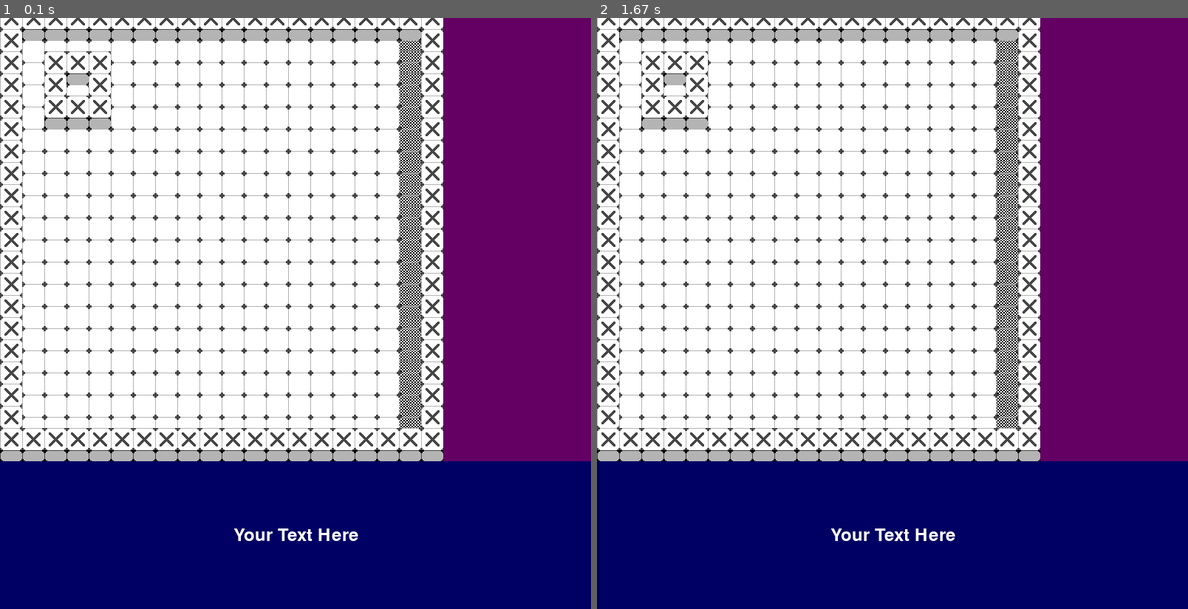
Above: before the commit, frames 1-2 (left to right).
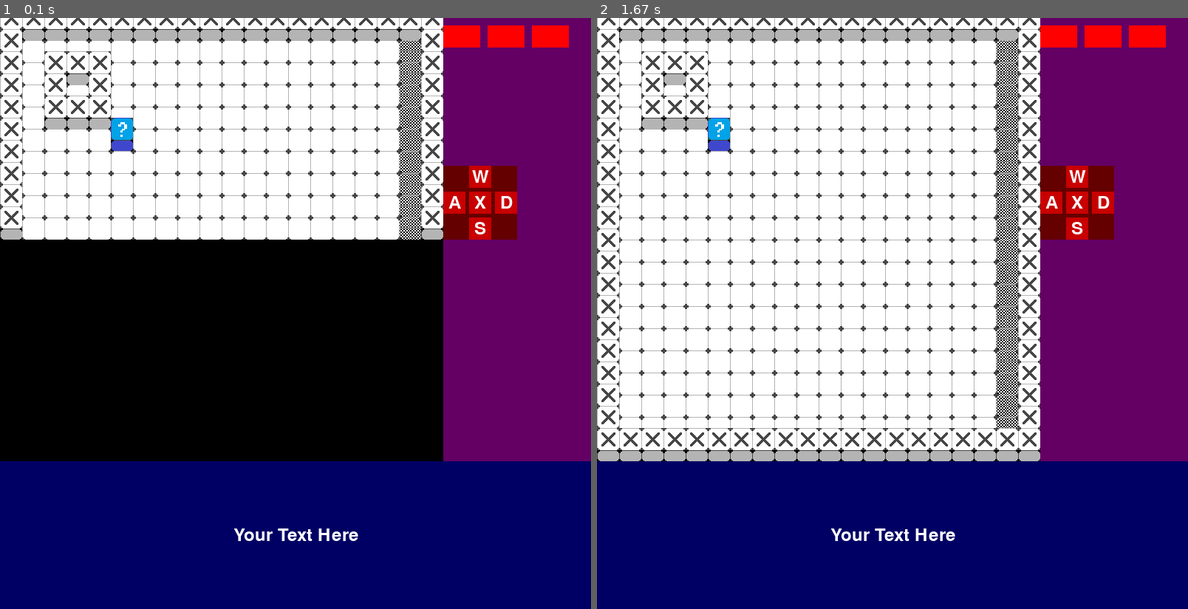
Above: after the commit, the same moments.

Repository: Dorijan-Cirkveni/diplomski-rad
Game: pygame game, started from Display.py
Same seed, same stepped clock (60 frames per second), same inputs: the game is played once before the commit and once after it.
Inputs (mouse positions are in pixels of both pictures, inside the frame that each line leads up to):
- Up to frame 1 (0.1 s): no input
- Up to frame 2 (1.67 s): click (892, 313) at 0.38 s

The runs differ from the first frame. In frame 1, 30% of the frame differs, in the area x 0-97%, y 1-75%; in frame 2, 2.5%.

Commit message:
controls for manual agents

Diff:
--- a/Agent.py
+++ b/Agent.py
@@ -73,7 +73,44 @@
         self.guide = guide
 
     def __copy__(self):
-        return ManualInputAgent(self.watchedDimensions,self.actions,self.guide)
+        return ManualInputAgent(self.watchedDimensions, self.actions, self.guide)
+
+    def receiveEnvironmentData(self, data):
+        (y1, y2), (x1, x2) = self.watchedDimensions
+        print()
+        print("Tile layout:")
+        for i in range(y1, y2 + 1):
+            s = ''
+            for j in range(x1, x2 + 1):
+                val = self.guide[(i, j)]
+                s += str(val)
+            print(s)
+        D = data.get("taken", dict())
+        if D:
+            for position, agentData in D.items():
+                print("Agent on position {} with properties {}".format(position, agentData))
+        else:
+            print("No visible agents")
+        return
+
+    def performAction(self, actions):
+        X = []
+        for i, e in enumerate(self.actions):
+            X.append("{}:{}".format(i, e))
+        actions = ",".join(X)
+        actionID = input("Action?({})")
+        cur = self.actions[actionID]
+        return cur
+
+
+class GraphicManualInputAgent(interfaces.iAgent):
+    def __init__(self, watchedDimensions, actions, guide):
+        self.watchedDimensions = watchedDimensions
+        self.actions = actions
+        self.guide = guide
+
+    def __copy__(self):
+        return ManualInputAgent(self.watchedDimensions, self.actions, self.guide)
 
     def receiveEnvironmentData(self, data):
         (y1, y2), (x1, x2) = self.watchedDimensions
--- a/Display.py
+++ b/Display.py
@@ -26,6 +26,82 @@
         cur_rect.x, cur_rect.y = location
         return image, cur_rect
 
+class iButton:
+    def __init__(self, color, text, original_dimensions):
+        self.color = color
+        self.text = text
+        self.original_dimensions = original_dimensions
+        self.rect = None
+
+    def getResized(self, location, sizeChange):
+        L = list(self.original_dimensions)
+        L[0] += location[0]
+        L[1] += location[1]
+        L[2] *= sizeChange[0]
+        L[3] *= sizeChange[1]
+        return tuple(L)
+
+    def draw(self, screen, location, sizeChange=(1,1)):
+        raise NotImplementedError
+
+    def is_clicked(self, event):
+        raise NotImplementedError
+
+
+class Button(iButton):
+    def __init__(self, color, text, original_dimensions):
+        super().__init__(color, text, original_dimensions)
+
+    def draw(self, screen, location, sizeChange=(1,1)):
+        dimensions=self.getResized(location,sizeChange)
+        self.rect = pygame.draw.rect(screen, self.color, dimensions)
+        font = pygame.font.Font(None, 36)
+        text = font.render(self.text, True, (255, 255, 255))
+        text_rect = text.get_rect(center=self.rect.center)
+        screen.blit(text, text_rect)
+
+    def is_clicked(self, event):
+        if self.rect is None:
+            return False,None
+        return self.rect.collidepoint(event.pos),None
+
+
+class Joystick(iButton):
+    def __init__(self, color, buttonColor, text, original_dimensions=(0, 0, 100, 100)):
+        super().__init__(color, text, original_dimensions)
+        self.buttons = {
+            (0, 0): Button(buttonColor, "X", (35, 35, 30, 30)),
+            (1, 0): Button(buttonColor, "S", (35, 70, 30, 30)),
+            (0, 1): Button(buttonColor, "D", (70, 35, 30, 30)),
+            (-1, 0): Button(buttonColor, "W", (35, 0, 30, 30)),
+            (0, -1): Button(buttonColor, "A", (0, 35, 30, 30))
+        }
+
+    def getResized(self, location, sizeChange):
+        L = list(self.original_dimensions)
+        L[0] += location[0]
+        L[1] += location[1]
+        L[2] *= sizeChange[0]
+        L[3] *= sizeChange[1]
+        return tuple(L)
+
+
+    def draw(self, screen, location, sizeChange=(1,1)):
+        dimensions=self.getResized(location,sizeChange)
+        self.rect = pygame.draw.rect(screen, self.color, dimensions)
+        for direction, button in self.buttons.items():
+            button: Button
+            button.draw(screen, location,sizeChange)
+
+    def is_clicked(self, event):
+        if self.rect is None:
+            return False,None
+        for direction,button in self.buttons.items():
+            (isClicked,_) = button.is_clicked(event)
+            if isClicked:
+                return True,direction
+        return False,None
+
 
 class GridDisplay:
     def __init__(self, elementTypes, agentTypes, gridV=(20, 20), screenV=(800, 800),
@@ -36,9 +112,9 @@
         self.gridscreenV = gridscreenV
         self.gridV = gridV
         self.tileV = tdo.Tfdiv(gridscreenV, gridV)
-        print(self.tileV)
         self.name = name
         self.screen = None
+        self.buttons=dict()
         return
 
     def show_display(self):
@@ -59,6 +135,18 @@
         text = font.render("Your Text Here", True, (255, 255, 255))  # Change the text and color
         text_rect = text.get_rect(center=(self.screenV[0] // 2, (self.screenV[1] + self.gridscreenV[1]) // 2))
         screen.blit(text, text_rect)
+        button_width = 50
+        button_height = 30
+        button_spacing = 10
+        for i in range(3):
+            pygame.draw.rect(screen, (255, 0, 0), (self.gridscreenV[0] + i * (button_width + button_spacing),
+                                                   10, button_width, button_height))
+
+        test = Button((100, 0, 0), "Test?", (self.gridscreenV[0] + 10, 10, 100, 100))
+        test = Joystick((100, 0, 0),(200,0,0),"text???")
+        test.draw(screen,(600,200),(1,1))
+        self.buttons["joystick"]=test
+
 
         pygame.display.flip()
 
@@ -85,7 +173,7 @@
 
         pygame.display.flip()
 
-    def draw_frame(self, grid, agents: dict, delay=0):
+    def draw_frame(self, grid, agents: dict, delay=10):
         for row_coordinate, row_content in enumerate(grid):
             row_tiles = [e for e in row_content if isinstance(e, int)]
             row_agents = {}
@@ -94,7 +182,7 @@
                     continue
                 row_agents[col_coordinate] = agents[(row_coordinate, col_coordinate)]
             self.draw_row(row_coordinate, row_tiles, row_agents)
-            pygame.time.wait(delay)  # Pause for 100 milliseconds (adjust as needed)
+            pygame.time.wait(delay)
 
         self.draw_buttons()  # Draw buttons after the grid
         pygame.display.flip()
@@ -108,7 +196,12 @@
             for event in pygame.event.get():
                 if event.type == pygame.QUIT:
                     running = False
-
+                elif event.type == pygame.MOUSEBUTTONDOWN:
+                    for name,element in self.buttons.items():
+                        element:iButton
+                        isClicked,result=element.is_clicked(event)
+                        if isClicked:
+                            print(result)
             self.draw_buttons()
 
         pygame.quit()
@@ -141,22 +234,12 @@
         self.grid: GridEnvironment
         self.display = GridDisplay(elementTypes, agentTypes)
         self.display.show_display()
-        self.display.draw_frame(self.grid.grid, {})
-        print(self.grid.text_display('0123456789'))
+        self.display.draw_frame(self.grid.grid, self.grid.taken)
 
 
 def main():
     testGI = GridInteractive()
     testGI.load_grid_from_file("tests/basic_tests.json")
-    main_grid = [
-        [1, 0, 1, 0, 1],
-        [0, 1, 0, 1, 0],
-        [1, 0, 1, 0, 1],
-        [0, 1, 0, 1, 0],
-        [1, 0, 1, 0, 1],
-        [],
-        [0] * 10 + [1]
-    ]
     agents = {(5, 10): 0}
     element_grid = [
         GridElementDisplay("grid_tiles/floor.png", (0, 0), (1, 1)),
--- a/GridEnvironment.py
+++ b/GridEnvironment.py
@@ -368,7 +368,9 @@
         ID = entity_data.get("id", None)
         if ID is None:
             raise Exception("Entity agent ID must be specified!")
-        entity = itf.Entity(agents[int(ID)], entity_data.get("properties", dict()))
+        properties=entity_data.get("properties", dict())
+        properties['loc']=tuple(properties.get('loc',[5,5]))
+        entity = itf.Entity(agents[int(ID)], properties)
         entities.append(entity)
 
     active.update(set(raw.get("activeEntities", [])))
